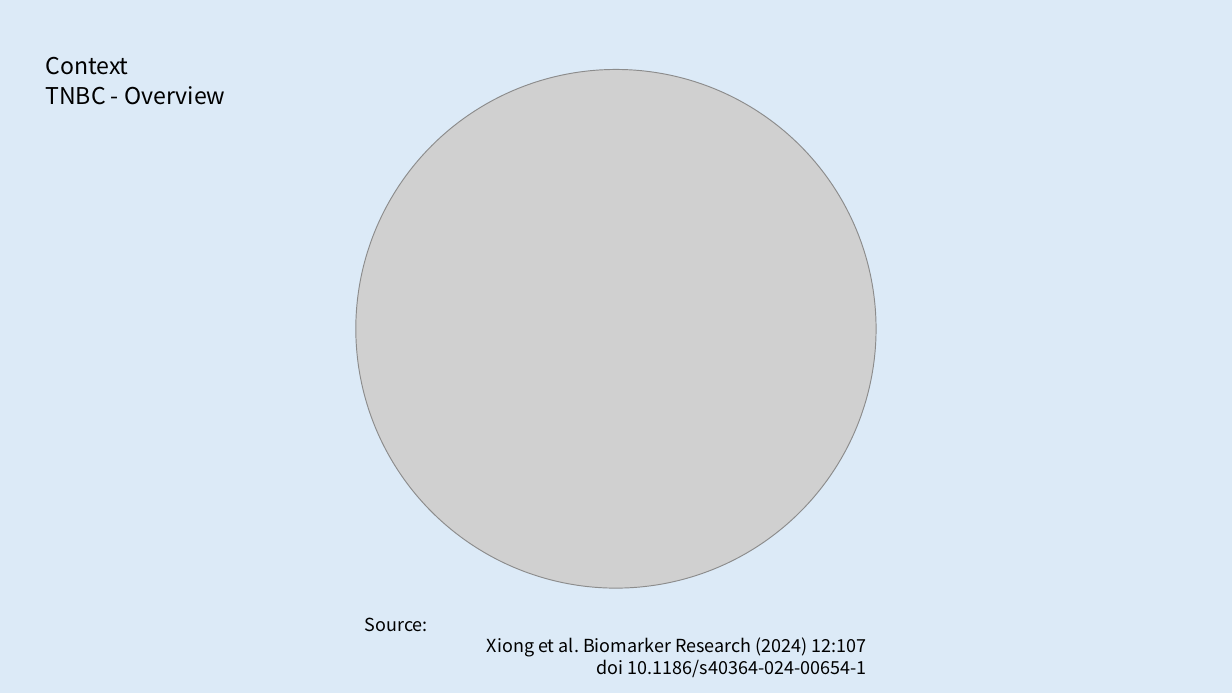
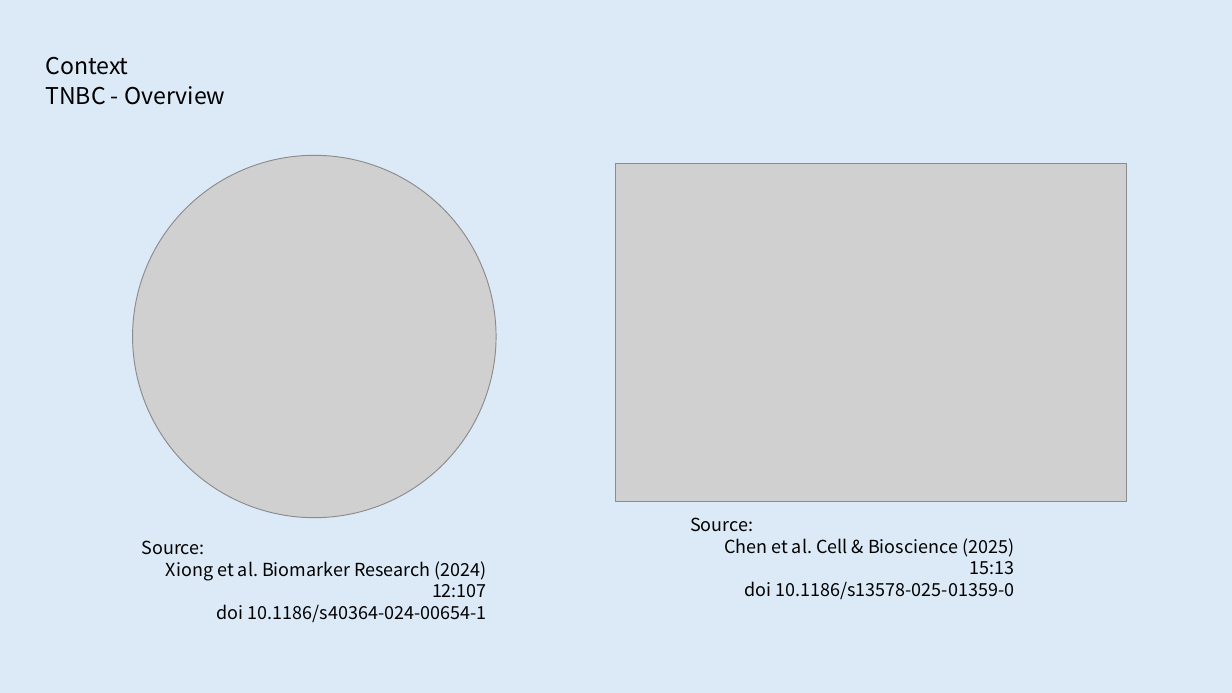
Before and after one commit to rhlt/tnbc, a slide deck: slide 8 of CapstoneProject_FinalPresentation.pptx (slide 7 before the commit). Drawn at 1232x693 pixels with LibreOffice and Linux fonts; fonts in the diff are those of the drawing; grey boxes stand for pictures. Boxes give left, top, right and bottom in pixels: in the first picture for what was removed or moved away, otherwise in the second. Text is boxed around its words. In the diff, an @@ line names an element or a change of style, - is before the commit and + after.

```diff
--- a/CapstoneProject_FinalPresentation.pptx
+++ b/CapstoneProject_FinalPresentation.pptx
@@ picture: place and size @@
-picture at box(356, 69, 876, 588)
+picture at box(132, 155, 495, 518)
@@ picture added at box(616, 164, 1127, 502) @@
@@ text "Source:" rewrapped from box(365, 617, 867, 678) to box(142, 540, 487, 623) @@
@@ text added at box(690, 517, 1015, 600), 14 pt, text #000000 @@
+Source:
+Chen et al. Cell & Bioscience (2025) 15:13
+doi 10.1186/s13578-025-01359-0
```
Also in this commit, not shown: 2 other slides changed, 1 slide added, 2 slides removed.
